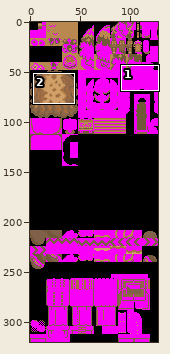
Sprite sheet -- resources/tilesets/0/gTileset_General_Tiles_Pal1.png. Above, an overview of the earlier version with the close-up marked.
Close-up. Earlier state:
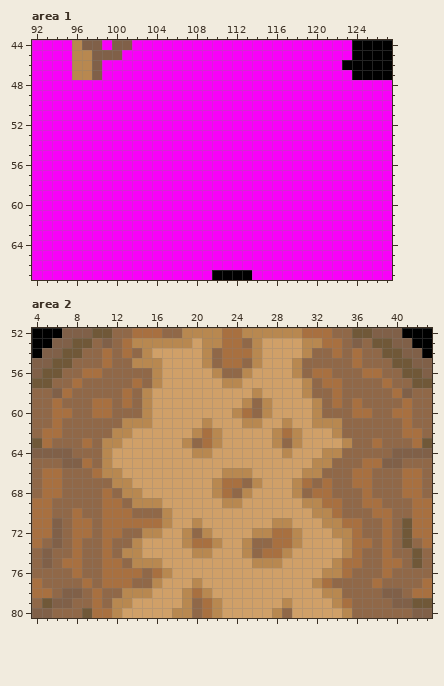
The file is 128x320 pixels. Shown: area 1: x 92..127, y 44..67; area 2: x 4..43, y 52..80.
After:
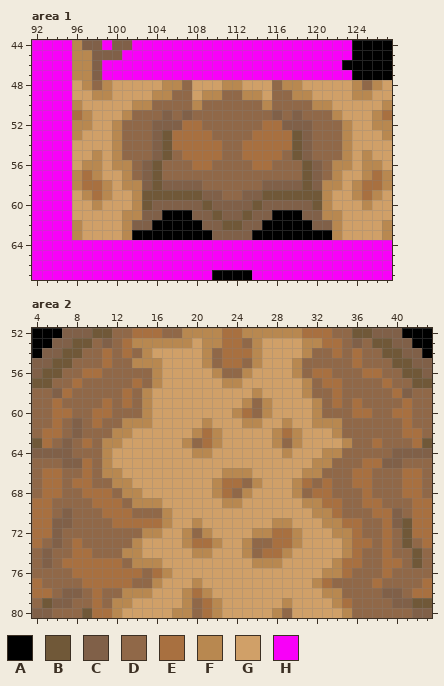
Palette (. is transparent): A #000000  B #705838  C #806048  D #906848  E #a87040  F #b88850  G #d0a068  H #f800f8
Difference:
Changed rows in their new state; - is an unchanged pixel.
Area 1:
first column x 96:
48 GFDFGGGGGFFDGGGFFGGGDFFGGGGGFDFG
49 GGFFGGGGFFDDGFFDDFFGDDFFGGGGFFGG
50 FGGGGGFFDDDDFDDDDDDFDDDDFFGGGGGF
51 EFGGGFDDDCDCDDDDDDDDCDCDDDFGGGFE
52 FFGGFDDDCCCEEDDDDDDEECCCDDDFGGFF
53 FGGGFDDDCBEEEEDDDDEEEEBCDDDFGGGF
54 GGGGFDDDCBEEEEEDDEEEEEBCDDDFGGGG
55 GGFGFDDDCBDEEEEDDEEEEDBCDDDFGFGG
56 GFFGFFDCBDDDEEDDDDEEDDDBCDFFGFFG
57 FEFGGFDCBDDDDDDDDDDDDDDBCDFGGFEF
58 FEEFGFFCBCCCCDDDDDDCCCCBCFFGFEEF
59 GFEFGGFBBBBBBCCDDCCBBBBBBFGGFEFG
60 GGFGGGFBCCCCCBCCCCBCCCCCBFGGGFGG
61 GGGGGFFCCAAACCBCCBCCAAACCFFGGGGG
62 FGGGGFCCAAAAACCBBCCAAAAACCFGGGGF
63 FGGGGFAAAAAAAACCCCAAAAAAAAFGGGGF
Area 2:
first column x 7:
59 ---D------------------------------
61 -C-E------------------------------
62 -C--------------------------------
63 C---------------------------------
66 --ED------------------------------
67 -EE-------------------------------
68 --EE------------------------------
69 ---E------------------------------
70 CD-------------------------------C
71 CDD-D----------------------------C
72 -DD-DD----------------------------
73 ----D-----------------------------
74 --E-D-----------------------------
75 --EE------------------------------
76 --EE------------------------------
77 ---E------------------------------
